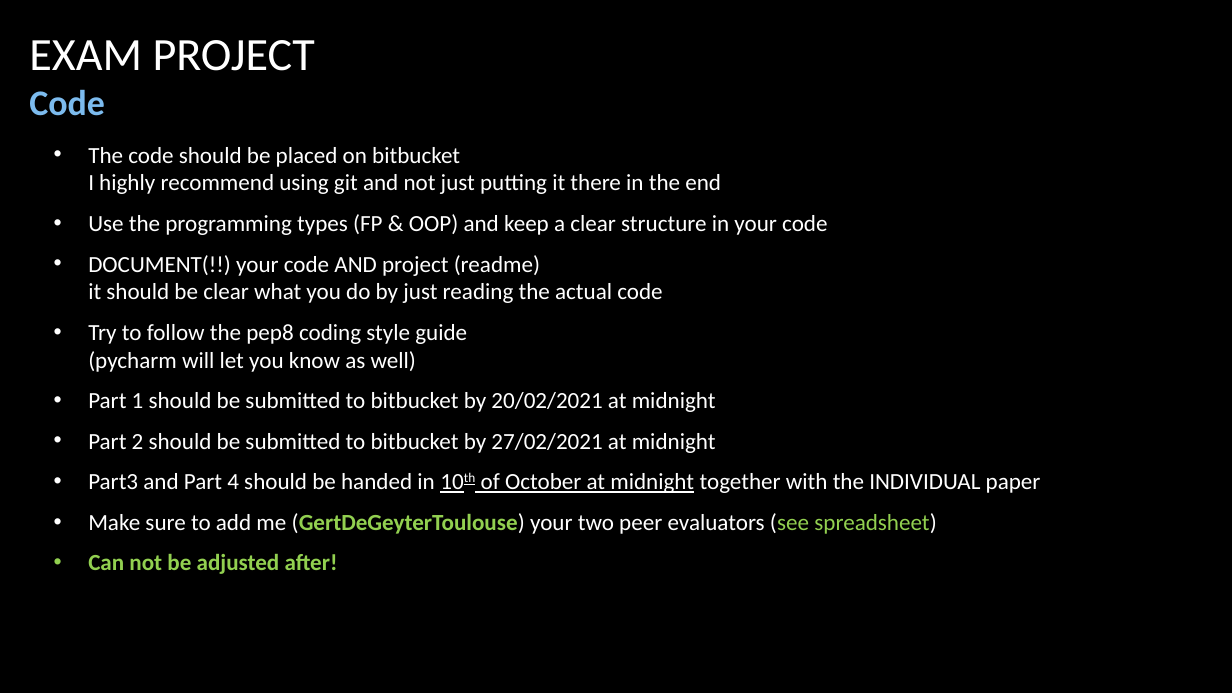
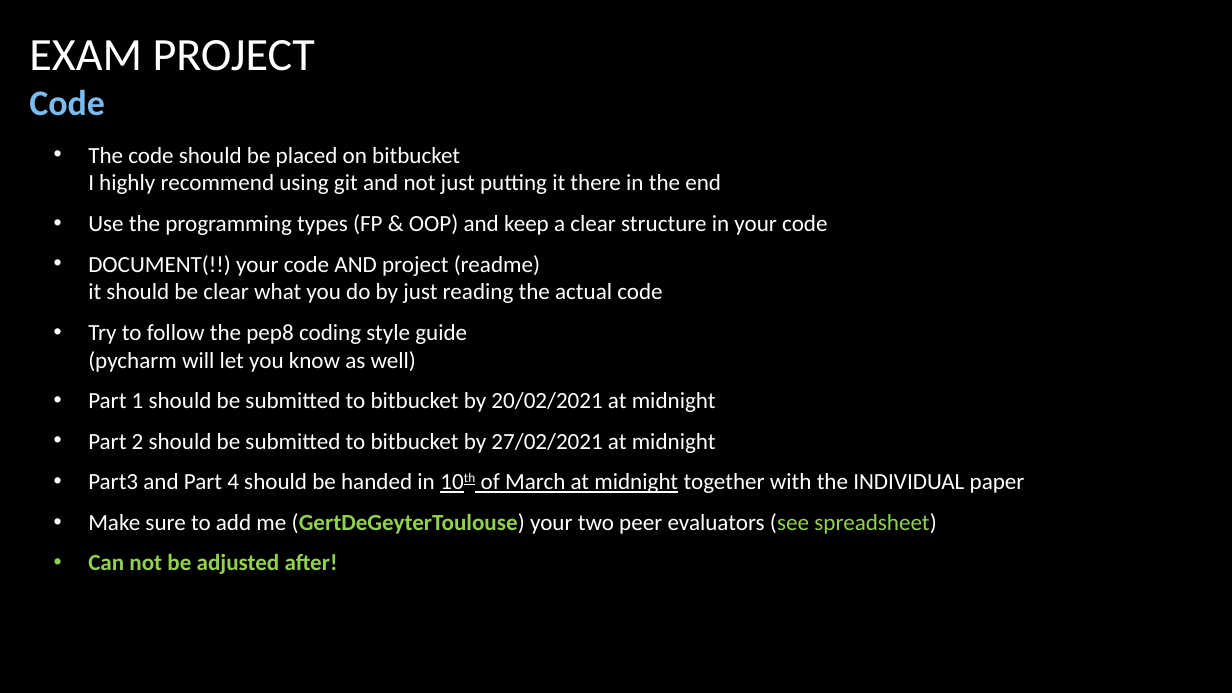
Before and after one commit to caiomts/financial-programming, a slide deck: slide 3 of Documentation/ExamProjectTSM2020-2021.pptx. Drawn at 1232x693 pixels with LibreOffice and Linux fonts; fonts in the diff are those of the drawing. Boxes give left, top, right and bottom in pixels: in the first picture for what was removed or moved away, otherwise in the second. Text is boxed around its words. In the diff, an @@ line names an element or a change of style, - is before the commit and + after.

```diff
--- a/Documentation/ExamProjectTSM2020-2021.pptx
+++ b/Documentation/ExamProjectTSM2020-2021.pptx
@@ text at <box>88,473,1025,493</box>: text changed @@
-• Part3 and Part 4 should be handed in 10th of October at midnight together with the INDIVIDUAL paper
+• Part3 and Part 4 should be handed in 10th of March at midnight together with the INDIVIDUAL paper
```
Also in this commit, not shown: 2 other slides changed.
